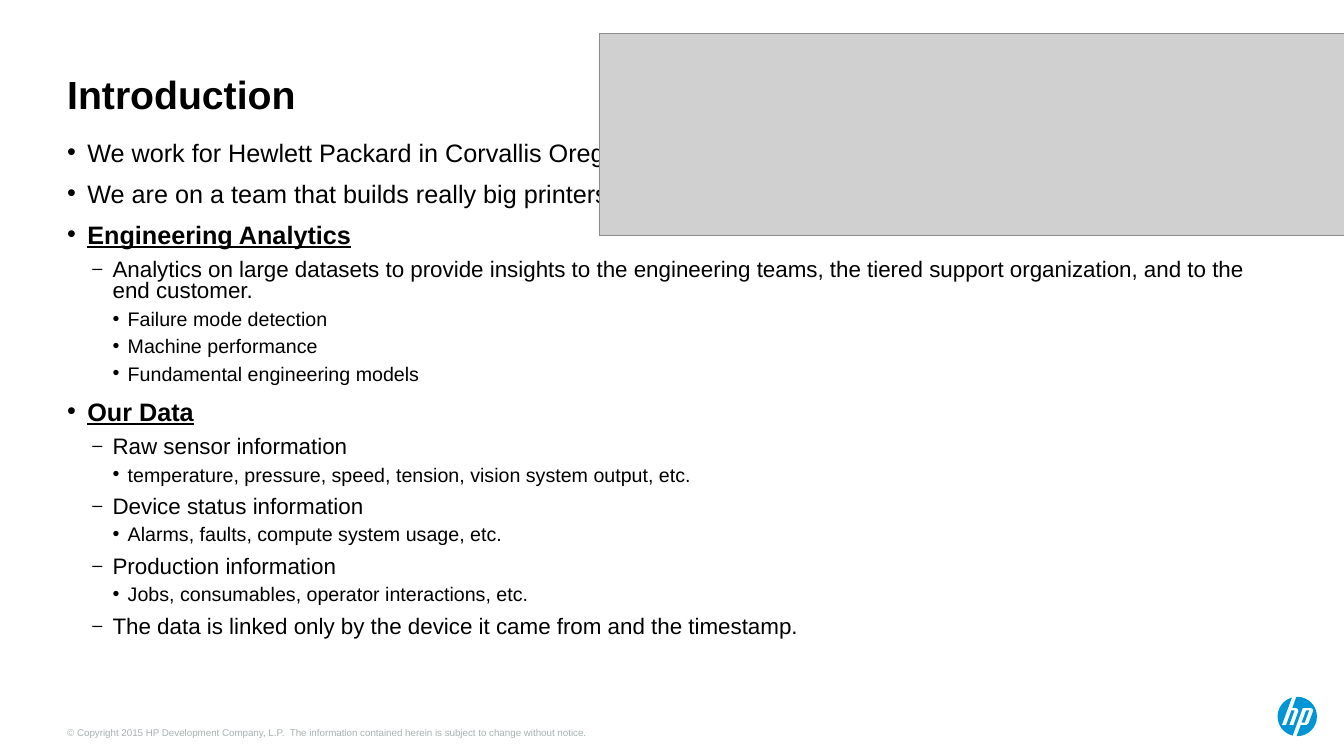
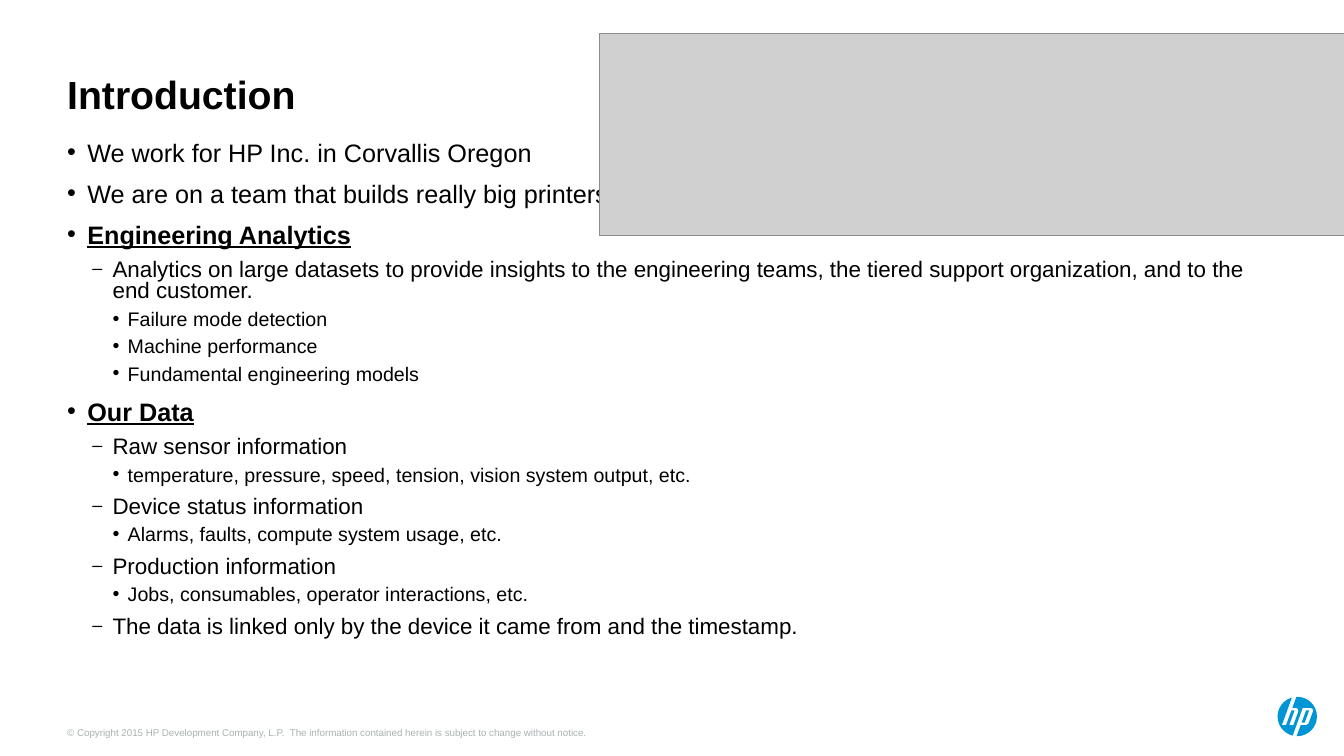
Before and after one commit to ndesilets/Group-13-HP-Big-Data-Analytics, a slide deck: slide 3 of Power Point Files/hotsos_2017 (combined).pptx. Drawn at 1344x756 pixels with LibreOffice and Linux fonts; fonts in the diff are those of the drawing; grey boxes stand for pictures. Boxes give left, top, right and bottom in pixels: in the first picture for what was removed or moved away, otherwise in the second. Text is boxed around its words. In the diff, an @@ line names an element or a change of style, - is before the commit and + after.

```diff
--- a/Power Point Files/hotsos_2017 (combined).pptx
+++ b/Power Point Files/hotsos_2017 (combined).pptx
@@ text at [87, 143, 531, 167]: text changed @@
-• We work for Hewlett Packard in Corvallis Oregon
+• We work for HP Inc. in Corvallis Oregon
```
Also in this commit, not shown: 2 other slides changed.
